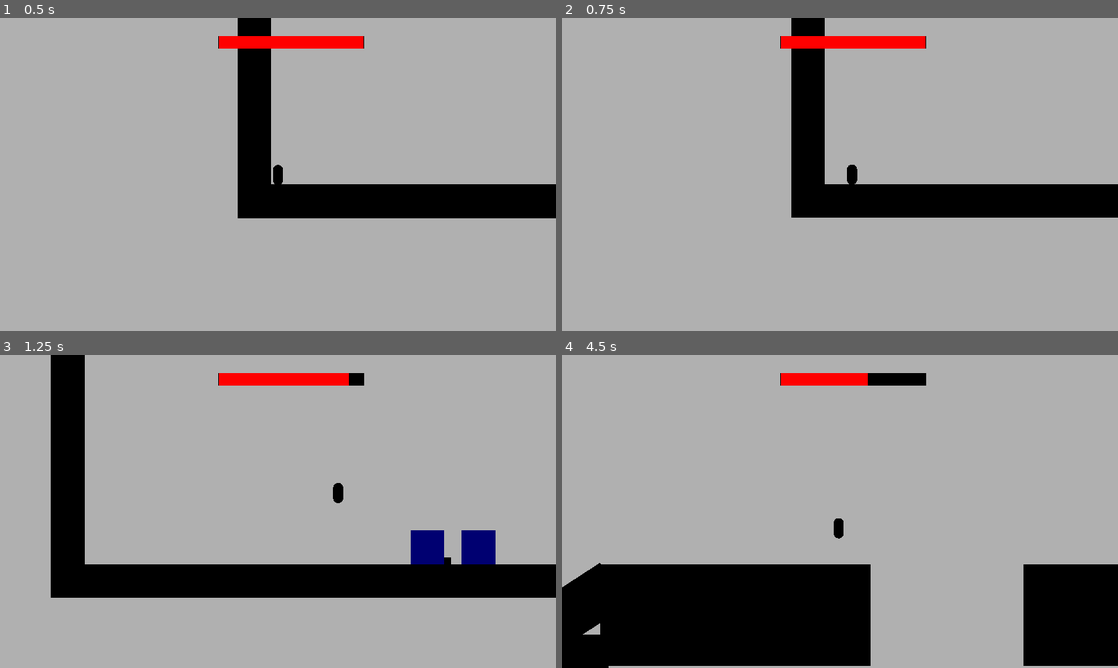
Above: before the commit, frames 1-4 (two rows, left to right).
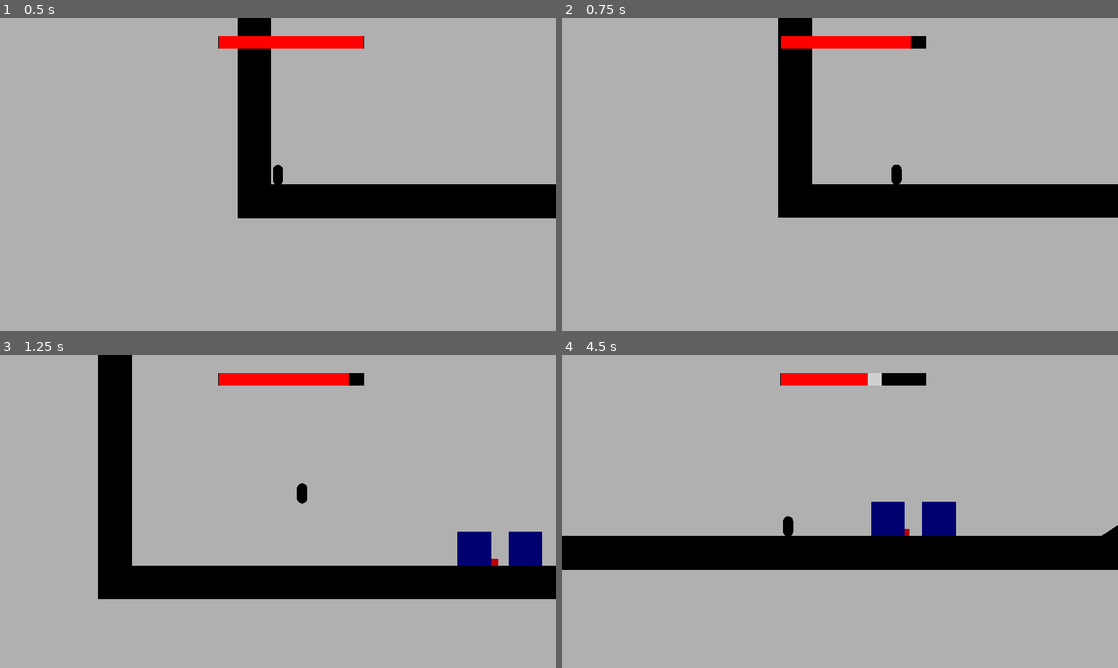
Above: after the commit, the same moments.

Repository: Rozzy1/Blobby
Game: Godot game, scene res://Levels.tscn
Two runs of this game, one before a commit and one after it. Both use one fixed random seed, a clock stepped at 60 frames per second and the inputs below.
Inputs:
- Up to frame 1 (0.5 s): no input
- Up to frame 2 (0.75 s): tap Enter at 0.5 s; hold D (right) from 0.53 s (still down); tap Q (Dash, bound only after the commit) at 0.6 s
- Up to frame 3 (1.25 s): keep holding D (right); tap W (up) at 0.77, 1.07 s; tap Shift (Dash, bound only before the commit) at 0.8 s
- Up to frame 4 (4.5 s): tap Shift (Dash, bound only before the commit) at 1.35, 3.05, 3.6 s; tap W (up) at 1.52, 1.55, 1.82, 2.1, 3.02, 3.32, 3.77, 3.8, 4.07 s; release D (right) at 2.03 s; hold A (left) 2.03-2.78 s; tap Q (Dash, bound only after the commit) at 2.3, 2.85, 4.35 s; hold D (right) 2.78-4.28 s; hold A (left) from 4.28 s (still down)

Frame 1 is identical in both runs. In frame 2, 2.9% of the frame differs, in the area x 38-66%, y 0-64%; in frame 3, 12%; in frame 4, 33%, in the area x 0-100%, y 5-100%.

Commit message:
Added dash into 8 directions

Diff:
--- a/Blobbly/DashWallScript.gd
+++ b/Blobbly/DashWallScript.gd
@@ -14,10 +14,8 @@
 func _on_area_2d_body_entered(body):
 	if body == player and player.is_dashing == true:
 		collision.set_deferred("disabled",1)
-		print("aaah")
 
 
 func _on_area_2d_body_exited(body):
 	if body == player and player.is_dashing == true:
 		collision.set_deferred("disabled",0)
-		print("aaah")
--- a/Blobbly/Enemey.tscn
+++ b/Blobbly/Enemey.tscn
@@ -29,11 +29,12 @@
 [sub_resource type="RectangleShape2D" id="RectangleShape2D_3rabq"]
 
 [node name="Enemey" type="CharacterBody2D"]
+self_modulate = Color(1, 0.840245, 0.746791, 1)
 scale = Vector2(20, 20)
 script = ExtResource("1_g1qwe")
 
 [node name="MeshInstance2D" type="MeshInstance2D" parent="."]
-modulate = Color(0, 0, 0, 1)
+modulate = Color(0.72549, 0, 0, 1)
 mesh = SubResource("BoxMesh_nlhg7")
 
 [node name="CollisionShape2D" type="CollisionShape2D" parent="."]
@@ -60,7 +61,7 @@
 [node name="EnemeyLOS" type="Area2D" parent="."]
 
 [node name="CollisionShape2D" type="CollisionShape2D" parent="EnemeyLOS"]
-scale = Vector2(2, 2)
+scale = Vector2(3, 3)
 shape = SubResource("RectangleShape2D_3rabq")
 
 [connection signal="area_entered" from="HurtHitBox" to="." method="_on_area_2d_area_entered"]
--- a/Blobbly/EnemeyPathFinder.gd
+++ b/Blobbly/EnemeyPathFinder.gd
@@ -9,7 +9,7 @@
 var player_class = Player
 var can_see_player : bool
 var damage : int = 4
-
+var lastdirection : int
 func _physics_process(delta: float) -> void:
 	if not is_on_floor():
 		velocity.y += gravity * delta
@@ -20,6 +20,7 @@
 			direction = -1
 		else:
 			direction = 1
+		lastdirection = direction
 		velocity.x = direction * speed
 	move_and_slide()
 
--- a/Blobbly/Levels.tscn
+++ b/Blobbly/Levels.tscn
@@ -9,9 +9,9 @@
 [sub_resource type="CapsuleShape2D" id="CapsuleShape2D_rvn4p"]
 height = 37.3333
 
+[sub_resource type="RectangleShape2D" id="RectangleShape2D_mg4xg"]
+
 [sub_resource type="RectangleShape2D" id="RectangleShape2D_jaevv"]
-
-[sub_resource type="BoxMesh" id="BoxMesh_thm7c"]
 
 [sub_resource type="BoxMesh" id="BoxMesh_curc0"]
 
@@ -51,7 +51,7 @@
 
 [sub_resource type="RectangleShape2D" id="RectangleShape2D_3oneg"]
 
-[sub_resource type="RectangleShape2D" id="RectangleShape2D_mg4xg"]
+[sub_resource type="BoxMesh" id="BoxMesh_thm7c"]
 
 [node name="GameScene" type="Node2D"]
 
@@ -59,6 +59,7 @@
 position = Vector2(-923, 507)
 scale = Vector2(30, 30)
 floor_snap_length = 10.0
+safe_margin = 0.15
 script = ExtResource("1_xt65x")
 
 [node name="MeshInstance2D" type="MeshInstance2D" parent="Player"]
@@ -83,157 +84,206 @@
 [node name="Coyotetimer" type="Timer" parent="Player"]
 wait_time = 0.1
 
-[node name="StaticBody2D" type="StaticBody2D" parent="."]
-position = Vector2(51, 597)
-scale = Vector2(2000, 100)
-
-[node name="CollisionShape2D" type="CollisionShape2D" parent="StaticBody2D"]
-scale = Vector2(0.05, 0.05)
-shape = SubResource("RectangleShape2D_jaevv")
-
-[node name="Polygon" type="MeshInstance2D" parent="StaticBody2D"]
-modulate = Color(0, 0, 0, 1)
-position = Vector2(0.002, 0)
-mesh = SubResource("BoxMesh_thm7c")
-
-[node name="StaticBody2D2" type="StaticBody2D" parent="."]
+[node name="EnemeySpawner" type="Node2D" parent="."]
+position = Vector2(3628, 294)
+script = ExtResource("4_2nt6a")
+enemeypositions = PackedVector2Array(125, 530, 2790, 280, 4826, -37, 3760, 300)
+
+[node name="Level1" type="Node2D" parent="."]
+
+[node name="KillBrick2" type="Area2D" parent="Level1"]
+position = Vector2(4770, 744)
+scale = Vector2(50, 10)
+
+[node name="CollisionShape2D" type="CollisionShape2D" parent="Level1/KillBrick2"]
+shape = SubResource("RectangleShape2D_mg4xg")
+
+[node name="StaticBody2D7" type="StaticBody2D" parent="Level1"]
+position = Vector2(4045, 43)
+scale = Vector2(500, 100)
+
+[node name="CollisionShape2D" type="CollisionShape2D" parent="Level1/StaticBody2D7"]
+scale = Vector2(0.05, 0.05)
+shape = SubResource("RectangleShape2D_jaevv")
+
+[node name="MeshInstance2D" type="MeshInstance2D" parent="Level1/StaticBody2D7"]
+modulate = Color(0, 0, 0, 1)
+mesh = SubResource("BoxMesh_curc0")
+
+[node name="StaticBody2D6" type="StaticBody2D" parent="Level1"]
+position = Vector2(3349, 262)
+rotation = 1.5708
+scale = Vector2(200, 200)
+
+[node name="CollisionShape2D" type="CollisionShape2D" parent="Level1/StaticBody2D6"]
+scale = Vector2(0.05, 0.05)
+shape = SubResource("RectangleShape2D_jaevv")
+
+[node name="MeshInstance2D" type="MeshInstance2D" parent="Level1/StaticBody2D6"]
+modulate = Color(0, 0, 0, 1)
+mesh = SubResource("BoxMesh_curc0")
+
+[node name="KillBrick" type="Area2D" parent="Level1"]
+position = Vector2(2060, 1022)
+scale = Vector2(50, 10)
+
+[node name="CollisionShape2D" type="CollisionShape2D" parent="Level1/KillBrick"]
+shape = SubResource("RectangleShape2D_mg4xg")
+
+[node name="StaticBody2D5" type="StaticBody2D" parent="Level1"]
+position = Vector2(3284, 489)
+scale = Vector2(2000, 300)
+
+[node name="CollisionShape2D" type="CollisionShape2D" parent="Level1/StaticBody2D5"]
+scale = Vector2(0.05, 0.05)
+shape = SubResource("RectangleShape2D_jaevv")
+
+[node name="MeshInstance2D" type="MeshInstance2D" parent="Level1/StaticBody2D5"]
+modulate = Color(0, 0, 0, 1)
+mesh = SubResource("BoxMesh_curc0")
+
+[node name="StaticBody2D4" type="StaticBody2D" parent="Level1"]
+position = Vector2(1499, 494)
+scale = Vector2(900, 300)
+
+[node name="CollisionShape2D" type="CollisionShape2D" parent="Level1/StaticBody2D4"]
+scale = Vector2(0.05, 0.05)
+shape = SubResource("RectangleShape2D_jaevv")
+
+[node name="MeshInstance2D" type="MeshInstance2D" parent="Level1/StaticBody2D4"]
+modulate = Color(0, 0, 0, 1)
+scale = Vector2(1.0507, 1)
+mesh = SubResource("BoxMesh_curc0")
+
+[node name="StaticBody2D3" type="StaticBody2D" parent="Level1"]
+position = Vector2(904, 506)
+rotation = -0.575959
+scale = Vector2(400, 150)
+
+[node name="CollisionShape2D" type="CollisionShape2D" parent="Level1/StaticBody2D3"]
+scale = Vector2(0.05, 0.05)
+shape = SubResource("RectangleShape2D_jaevv")
+
+[node name="MeshInstance2D" type="MeshInstance2D" parent="Level1/StaticBody2D3"]
+modulate = Color(0, 0, 0, 1)
+mesh = SubResource("BoxMesh_curc0")
+
+[node name="DashWall2" type="StaticBody2D" parent="Level1" node_paths=PackedStringArray("collision")]
+position = Vector2(222, 497)
+scale = Vector2(5, 5)
+script = SubResource("GDScript_uh2jl")
+collision = NodePath("CollisionShape2D")
+
+[node name="CollisionShape2D" type="CollisionShape2D" parent="Level1/DashWall2"]
+shape = SubResource("RectangleShape2D_diydr")
+
+[node name="MeshInstance2D" type="MeshInstance2D" parent="Level1/DashWall2"]
+self_modulate = Color(0, 0, 0.443137, 1)
+scale = Vector2(20, 20)
+mesh = SubResource("BoxMesh_m2mky")
+
+[node name="Area2D" type="Area2D" parent="Level1/DashWall2"]
+
+[node name="CollisionShape2D" type="CollisionShape2D" parent="Level1/DashWall2/Area2D"]
+scale = Vector2(5, 5)
+shape = SubResource("RectangleShape2D_3oneg")
+
+[node name="DashWall" type="StaticBody2D" parent="Level1" node_paths=PackedStringArray("collision")]
+position = Vector2(71, 497)
+scale = Vector2(5, 5)
+script = SubResource("GDScript_uh2jl")
+collision = NodePath("CollisionShape2D")
+
+[node name="CollisionShape2D" type="CollisionShape2D" parent="Level1/DashWall"]
+shape = SubResource("RectangleShape2D_diydr")
+
+[node name="MeshInstance2D" type="MeshInstance2D" parent="Level1/DashWall"]
+self_modulate = Color(0, 0, 0.443137, 1)
+scale = Vector2(20, 20)
+mesh = SubResource("BoxMesh_m2mky")
+
+[node name="Area2D" type="Area2D" parent="Level1/DashWall"]
+
+[node name="CollisionShape2D" type="CollisionShape2D" parent="Level1/DashWall/Area2D"]
+scale = Vector2(5, 5)
+shape = SubResource("RectangleShape2D_3oneg")
+
+[node name="StaticBody2D2" type="StaticBody2D" parent="Level1"]
 position = Vector2(-993, -353)
 rotation = 1.5708
 scale = Vector2(2000, 100)
 
-[node name="CollisionShape2D" type="CollisionShape2D" parent="StaticBody2D2"]
-scale = Vector2(0.05, 0.05)
-shape = SubResource("RectangleShape2D_jaevv")
-
-[node name="MeshInstance2D" type="MeshInstance2D" parent="StaticBody2D2"]
-modulate = Color(0, 0, 0, 1)
-mesh = SubResource("BoxMesh_curc0")
-
-[node name="DashWall" type="StaticBody2D" parent="." node_paths=PackedStringArray("collision")]
-position = Vector2(71, 497)
-scale = Vector2(5, 5)
+[node name="CollisionShape2D" type="CollisionShape2D" parent="Level1/StaticBody2D2"]
+scale = Vector2(0.05, 0.05)
+shape = SubResource("RectangleShape2D_jaevv")
+
+[node name="MeshInstance2D" type="MeshInstance2D" parent="Level1/StaticBody2D2"]
+modulate = Color(0, 0, 0, 1)
+mesh = SubResource("BoxMesh_curc0")
+
+[node name="StaticBody2D" type="StaticBody2D" parent="Level1"]
+position = Vector2(51, 597)
+scale = Vector2(2000, 100)
+
+[node name="CollisionShape2D" type="CollisionShape2D" parent="Level1/StaticBody2D"]
+scale = Vector2(0.05, 0.05)
+shape = SubResource("RectangleShape2D_jaevv")
+
+[node name="Polygon" type="MeshInstance2D" parent="Level1/StaticBody2D"]
+modulate = Color(0, 0, 0, 1)
+position = Vector2(0.002, 0)
+mesh = SubResource("BoxMesh_thm7c")
+
+[node name="StaticBody2D8" type="StaticBody2D" parent="Level1"]
+position = Vector2(4800, 43)
+scale = Vector2(500, 100)
+
+[node name="CollisionShape2D" type="CollisionShape2D" parent="Level1/StaticBody2D8"]
+scale = Vector2(0.05, 0.05)
+shape = SubResource("RectangleShape2D_jaevv")
+
+[node name="MeshInstance2D" type="MeshInstance2D" parent="Level1/StaticBody2D8"]
+modulate = Color(0, 0, 0, 1)
+mesh = SubResource("BoxMesh_curc0")
+
+[node name="DashWall3" type="StaticBody2D" parent="Level1" node_paths=PackedStringArray("collision")]
+position = Vector2(4601, -149)
+scale = Vector2(5, 15)
 script = SubResource("GDScript_uh2jl")
 collision = NodePath("CollisionShape2D")
 
-[node name="CollisionShape2D" type="CollisionShape2D" parent="DashWall"]
+[node name="CollisionShape2D" type="CollisionShape2D" parent="Level1/DashWall3"]
 shape = SubResource("RectangleShape2D_diydr")
 
-[node name="MeshInstance2D" type="MeshInstance2D" parent="DashWall"]
+[node name="MeshInstance2D" type="MeshInstance2D" parent="Level1/DashWall3"]
 self_modulate = Color(0, 0, 0.443137, 1)
 scale = Vector2(20, 20)
 mesh = SubResource("BoxMesh_m2mky")
 
-[node name="Area2D" type="Area2D" parent="DashWall"]
-
-[node name="CollisionShape2D" type="CollisionShape2D" parent="DashWall/Area2D"]
+[node name="Area2D" type="Area2D" parent="Level1/DashWall3"]
+
+[node name="CollisionShape2D" type="CollisionShape2D" parent="Level1/DashWall3/Area2D"]
 scale = Vector2(5, 5)
 shape = SubResource("RectangleShape2D_3oneg")
 
-[node name="DashWall2" type="StaticBody2D" parent="." node_paths=PackedStringArray("collision")]
-position = Vector2(222, 497)
-scale = Vector2(5, 5)
-script = SubResource("GDScript_uh2jl")
-collision = NodePath("CollisionShape2D")
-
-[node name="CollisionShape2D" type="CollisionShape2D" parent="DashWall2"]
-shape = SubResource("RectangleShape2D_diydr")
-
-[node name="MeshInstance2D" type="MeshInstance2D" parent="DashWall2"]
-self_modulate = Color(0, 0, 0.443137, 1)
-scale = Vector2(20, 20)
-mesh = SubResource("BoxMesh_m2mky")
-
-[node name="Area2D" type="Area2D" parent="DashWall2"]
-
-[node name="CollisionShape2D" type="CollisionShape2D" parent="DashWall2/Area2D"]
-scale = Vector2(5, 5)
-shape = SubResource("RectangleShape2D_3oneg")
-
-[node name="EnemeySpawner" type="Node2D" parent="."]
-position = Vector2(3358, 106)
-script = ExtResource("4_2nt6a")
-enemeypositions = PackedVector2Array(125, 530, 2790, 280, 4000, -110, 4000, 250, 3350, 100)
-
-[node name="StaticBody2D3" type="StaticBody2D" parent="."]
-position = Vector2(904, 506)
-rotation = -0.575959
-scale = Vector2(400, 150)
-
-[node name="CollisionShape2D" type="CollisionShape2D" parent="StaticBody2D3"]
-scale = Vector2(0.05, 0.05)
-shape = SubResource("RectangleShape2D_jaevv")
-
-[node name="MeshInstance2D" type="MeshInstance2D" parent="StaticBody2D3"]
-modulate = Color(0, 0, 0, 1)
-mesh = SubResource("BoxMesh_curc0")
-
-[node name="StaticBody2D4" type="StaticBody2D" parent="."]
-position = Vector2(1432, 489)
-scale = Vector2(800, 300)
-
-[node name="CollisionShape2D" type="CollisionShape2D" parent="StaticBody2D4"]
-scale = Vector2(0.05, 0.05)
-shape = SubResource("RectangleShape2D_jaevv")
-
-[node name="MeshInstance2D" type="MeshInstance2D" parent="StaticBody2D4"]
-modulate = Color(0, 0, 0, 1)
-mesh = SubResource("BoxMesh_curc0")
-
-[node name="StaticBody2D5" type="StaticBody2D" parent="."]
-position = Vector2(3284, 489)
-scale = Vector2(2000, 300)
-
-[node name="CollisionShape2D" type="CollisionShape2D" parent="StaticBody2D5"]
-scale = Vector2(0.05, 0.05)
-shape = SubResource("RectangleShape2D_jaevv")
-
-[node name="MeshInstance2D" type="MeshInstance2D" parent="StaticBody2D5"]
-modulate = Color(0, 0, 0, 1)
-mesh = SubResource("BoxMesh_curc0")
-
-[node name="KillBrick" type="Area2D" parent="."]
-position = Vector2(2060, 1022)
-scale = Vector2(50, 10)
-
-[node name="CollisionShape2D" type="CollisionShape2D" parent="KillBrick"]
-shape = SubResource("RectangleShape2D_mg4xg")
-
-[node name="StaticBody2D6" type="StaticBody2D" parent="."]
-position = Vector2(3349, 262)
-rotation = 1.5708
-scale = Vector2(200, 200)
-
-[node name="CollisionShape2D" type="CollisionShape2D" parent="StaticBody2D6"]
-scale = Vector2(0.05, 0.05)
-shape = SubResource("RectangleShape2D_jaevv")
-
-[node name="MeshInstance2D" type="MeshInstance2D" parent="StaticBody2D6"]
-modulate = Color(0, 0, 0, 1)
-mesh = SubResource("BoxMesh_curc0")
-
-[node name="StaticBody2D7" type="StaticBody2D" parent="."]
-position = Vector2(4045, 43)
+[node name="StaticBody2D9" type="StaticBody2D" parent="Level1"]
+position = Vector2(4800, -331)
 scale = Vector2(500, 100)
 
-[node name="CollisionShape2D" type="CollisionShape2D" parent="StaticBody2D7"]
-scale = Vector2(0.05, 0.05)
-shape = SubResource("RectangleShape2D_jaevv")
-
-[node name="MeshInstance2D" type="MeshInstance2D" parent="StaticBody2D7"]
-modulate = Color(0, 0, 0, 1)
-mesh = SubResource("BoxMesh_curc0")
-
-[node name="KillBrick2" type="Area2D" parent="."]
-position = Vector2(4770, 744)
-scale = Vector2(50, 10)
-
-[node name="CollisionShape2D" type="CollisionShape2D" parent="KillBrick2"]
-shape = SubResource("RectangleShape2D_mg4xg")
+[node name="CollisionShape2D" type="CollisionShape2D" parent="Level1/StaticBody2D9"]
+scale = Vector2(0.05, 0.05)
+shape = SubResource("RectangleShape2D_jaevv")
+
+[node name="MeshInstance2D" type="MeshInstance2D" parent="Level1/StaticBody2D9"]
+modulate = Color(0, 0, 0, 1)
+mesh = SubResource("BoxMesh_curc0")
 
 [connection signal="timeout" from="Player/Coyotetimer" to="Player" method="_on_coyotetimer_timeout"]
-[connection signal="body_entered" from="DashWall/Area2D" to="DashWall" method="_on_area_2d_body_entered"]
-[connection signal="body_exited" from="DashWall/Area2D" to="DashWall" method="_on_area_2d_body_exited"]
-[connection signal="body_entered" from="DashWall2/Area2D" to="DashWall2" method="_on_area_2d_body_entered"]
-[connection signal="body_exited" from="DashWall2/Area2D" to="DashWall2" method="_on_area_2d_body_exited"]
-[connection signal="body_entered" from="KillBrick" to="Player" method="_on_area_2d_body_entered"]
-[connection signal="body_entered" from="KillBrick2" to="Player" method="_on_area_2d_body_entered"]
+[connection signal="body_entered" from="Level1/KillBrick2" to="Player" method="_on_area_2d_body_entered"]
+[connection signal="body_entered" from="Level1/KillBrick" to="Player" method="_on_area_2d_body_entered"]
+[connection signal="body_entered" from="Level1/DashWall2/Area2D" to="Level1/DashWall2" method="_on_area_2d_body_entered"]
+[connection signal="body_exited" from="Level1/DashWall2/Area2D" to="Level1/DashWall2" method="_on_area_2d_body_exited"]
+[connection signal="body_entered" from="Level1/DashWall/Area2D" to="Level1/DashWall" method="_on_area_2d_body_entered"]
+[connection signal="body_exited" from="Level1/DashWall/Area2D" to="Level1/DashWall" method="_on_area_2d_body_exited"]
+[connection signal="body_entered" from="Level1/DashWall3/Area2D" to="Level1/DashWall3" method="_on_area_2d_body_entered"]
+[connection signal="body_exited" from="Level1/DashWall3/Area2D" to="Level1/DashWall3" method="_on_area_2d_body_exited"]
--- a/Blobbly/PlayerScript.gd
+++ b/Blobbly/PlayerScript.gd
@@ -12,6 +12,7 @@
 var cancoyote : bool
 var lastfloor : bool
 var jumping : bool
+var friction : float = 1.2
 
 func _physics_process(delta):
 	if not is_on_floor():
@@ -28,10 +29,6 @@
 	if Input.is_action_just_pressed("up") and (is_on_floor() or cancoyote):
 		velocity.y = JUMP_VELOCITY
 		jumping = true
-	if Input.is_action_pressed("down") and not is_on_floor():
-		gravity = groundpoundgravity
-	else:
-		gravity = 900
 	# Get the input direction and handle the movement/deceleration.
 	# As good practice, you should replace UI actions with custom gameplay actions.
 	var direction = Input.get_axis("left", "right")
@@ -39,18 +36,25 @@
 		velocity.x = direction * SPEED
 	else:
 		if is_dashing == false:
-			velocity.x = move_toward(velocity.x,0, SPEED)
+			velocity.x = velocity.x / friction
 	if Input.is_action_just_pressed("Dash"):
-		subtract_health(1)
-		for i in 10:
-			velocity.x = velocity.x + direction * dashspeed
-			await get_tree().create_timer(0).timeout
-			is_dashing = true
-		await get_tree().create_timer(0.05).timeout
-		is_dashing = false
+		var leftright =Input.get_axis("left","right")
+		var updown =Input.get_axis("up","down")
+		var directions = Vector2(leftright,updown).normalized()
+		if directions:
+			subtract_health(1)
+			for i in 10:
+				velocity += (dashspeed * directions)
+				print(directions)
+				print(velocity)
+				await get_tree().create_timer(0).timeout
+				is_dashing = true
+			for y in 10:
+				velocity.y = velocity.y / friction
+				velocity.x = velocity.x / friction
+			is_dashing = false
 	move_and_slide()
 	lastfloor = is_on_floor()
-	print(lastfloor)
 
 func subtract_health(damage_amt):#
 	print("ow")
@@ -65,7 +69,7 @@
 	cancoyote = false
 
 func respawn():
-	position = Vector2(-400,0)
+	position = Vector2(0,0)
 	Health = MaxHealth
 	healthbar.health = Health
 	velocity = Vector2(0,0)
--- a/Blobbly/project.godot
+++ b/Blobbly/project.godot
@@ -49,7 +49,7 @@
 }
 Dash={
 "deadzone": 0.5,
-"events": [Object(InputEventKey,"resource_local_to_scene":fa …(140 unchanged characters)… d":false,"keycode":0,"physical_keycode":4194325,"key_label":0,"unicode":0,"echo":false,"script":null)
+"events": [Object(InputEventKey,"resource_local_to_scene":fa …(140 unchanged characters)… d":false,"keycode":0,"physical_keycode":81,"key_label":0,"unicode":113,"echo":false,"script":null)
 ]
 }
 
